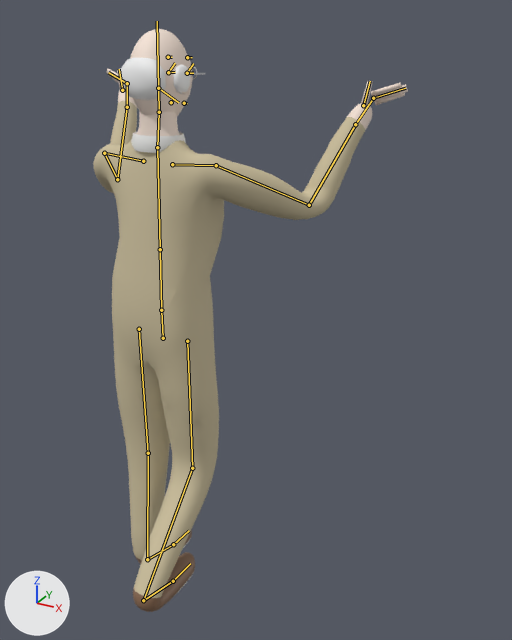
The Blender file source_art/char_gus.blend: old version first, new version second.
One viewpoint serves both versions: a 50 mm lens placed at (1.1, -1.459, 1.74), pointed at (0.18, 0.214, 0.904). Lighting does not change. The marker at lower left points along +X, +Y and +Z. The older version comes first. Both versions are drawn at frame 0 of the action 'carry'; the numbers are the values there. The bones that bend it are drawn over the model as lines.

The first picture shows 'gus_Mesh'.
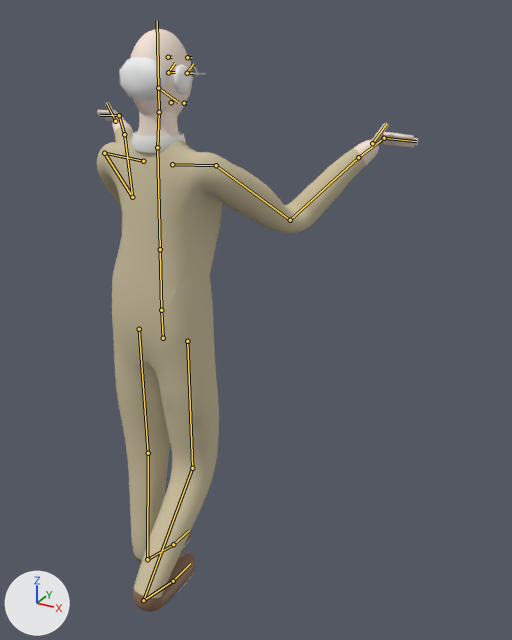
Changed parts and their boxes [x1, y1, x2, y2] in the pictures (512 x 640 px):
'gus_Mesh', posed: before [93, 29, 408, 612]; after [97, 29, 418, 612]
bone 'UpperArm.R', root to tip: before (216, 165) to (309, 205); after (216, 165) to (290, 220)
bone 'UpperArm.L', root to tip: before (104, 153) to (117, 179); after (104, 153) to (132, 197)

The change in detail:
Bone 'UpperArm.R' (bone_upperarm_r) turns from (56, 12, 28) to (47, 18, 46) degrees about its own x, y and z.
Bone 'UpperArm.L' (bone_upperarm_l) turns from (56, -12, -28) to (47, -18, -46) degrees about its own x, y and z.
